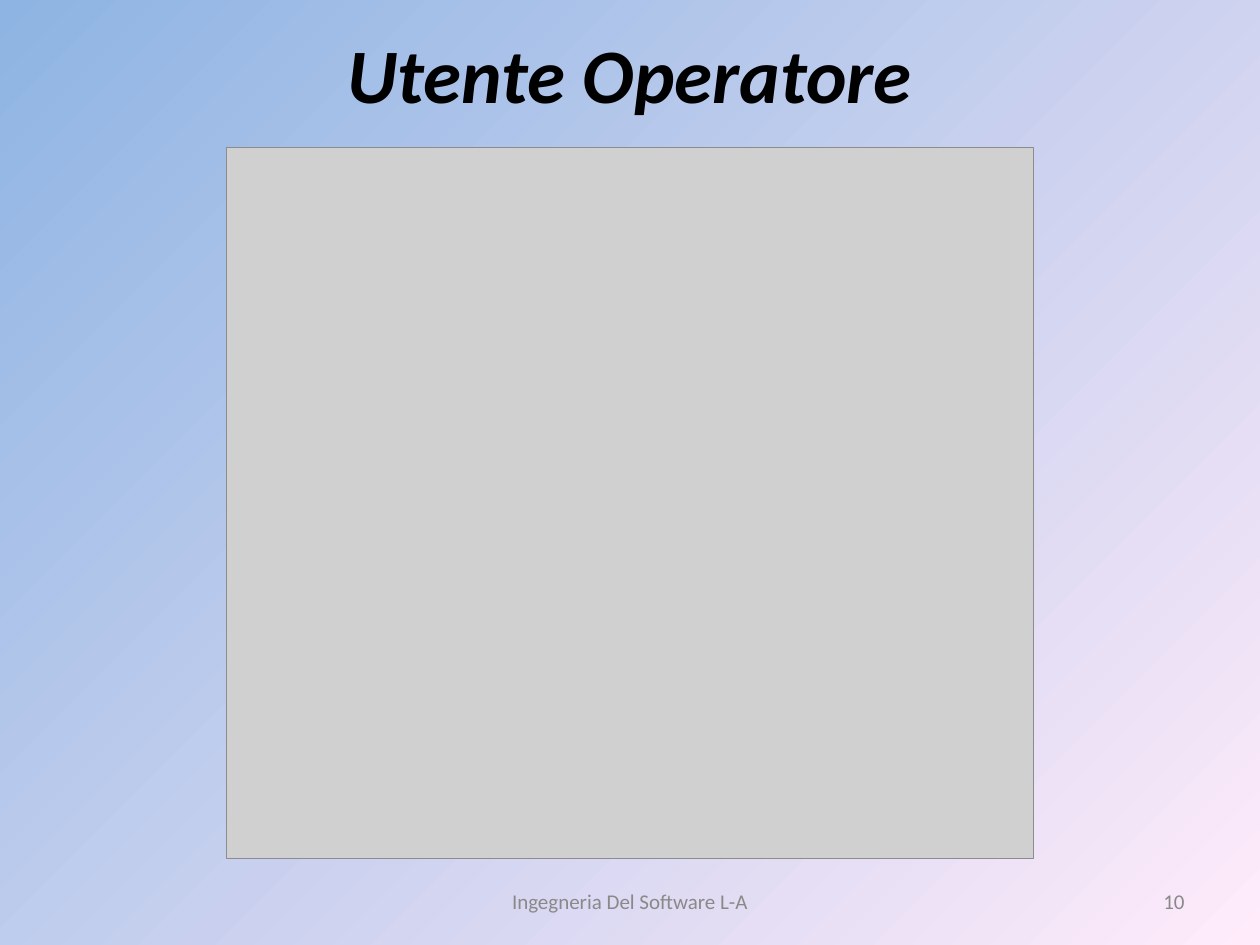
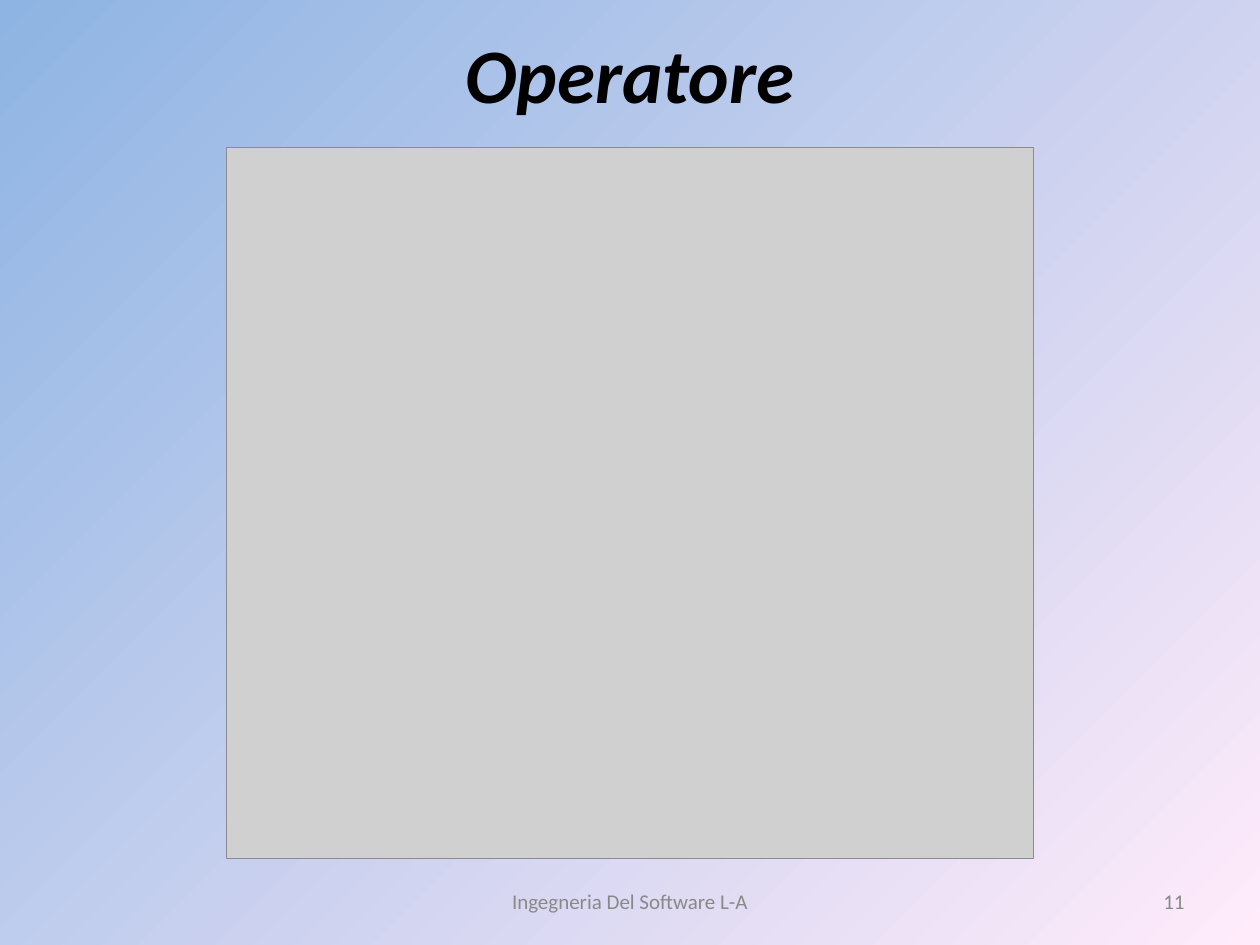
Before and after one commit to liannario/ingsoftbo, a slide deck: slide 11 of ViaggiateSicuri.ppt (slide 10 before the commit). Drawn at 1260x945 pixels with LibreOffice and Linux fonts; fonts in the diff are those of the drawing; grey boxes stand for pictures. Boxes give left, top, right and bottom in pixels: in the first picture for what was removed or moved away, otherwise in the second. Text is boxed around its words. In the diff, an @@ line names an element or a change of style, - is before the commit and + after.

```diff
--- a/ViaggiateSicuri.ppt
+++ b/ViaggiateSicuri.ppt
@@ title at (465,52,794,115): text changed @@
-Utente Operatore
+Operatore
@@ page number at (1163,895,1184,909): text changed @@
-10
+11
```
Also in this commit, not shown: 3 other slides changed, 2 slides removed.
